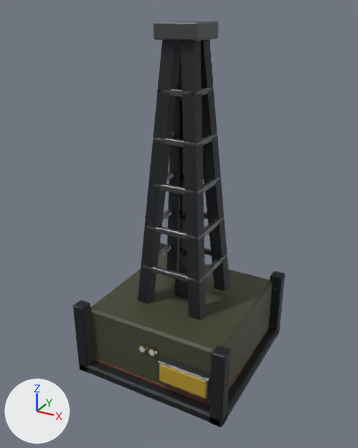
A saved change to the glTF model assets/machines/miner_mk1.glb.
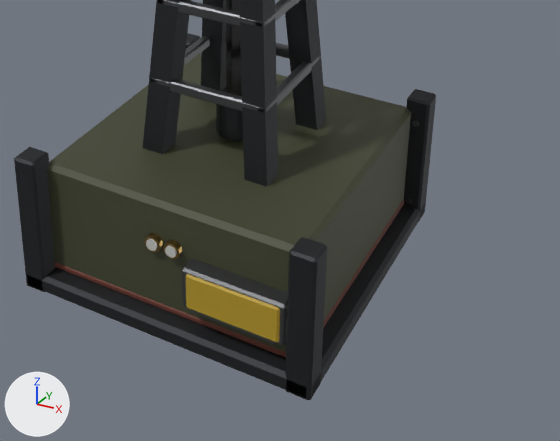
Old and new are each drawn whole from a 50 mm camera at (5.14, -9.65, 8.53) aimed at (-0.06, -0.2, 3.8) and again close up on the part from 18% to 97% of the width and 50% to 100% of the height. The lights are fixed; the arrows at lower left show +X, +Y and +Z. The first two pictures are the older version. Vertices at exactly the same position are counted once.

In view in the first close-up: 'miner_mk1_CastIron', 'miner_mk1_HazardYellow', 'miner_mk1_OiledSteel', 'miner_mk1_OliveDrab', 'miner_mk1_OxideRed', 'miner_mk1_WeldedSteel' and 2 more.
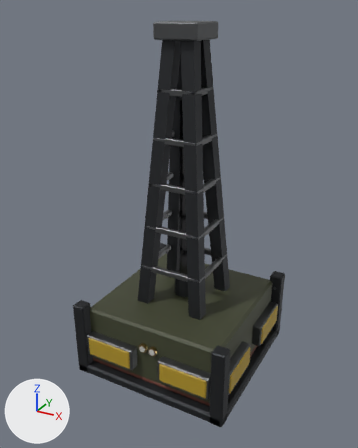
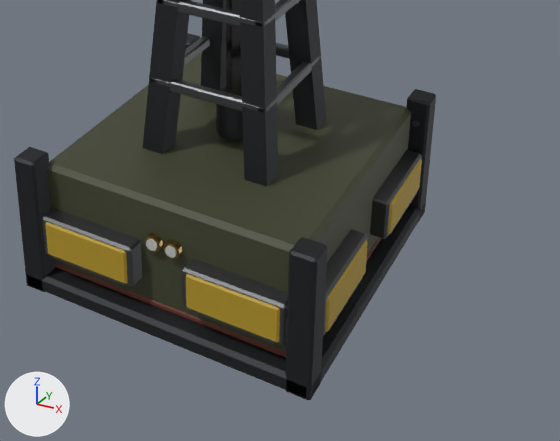
Changed parts and their boxes (x1, y1, x2, y2) in the close-ups (560 x 441 px):
'miner_mk1_WeldedSteel', reshaped
    before: (150, 0, 419, 345)
    after: (42, 0, 422, 345)
'miner_mk1_HazardYellow', reshaped
    before: (186, 274, 280, 342)
    after: (45, 159, 422, 342)
part 1 of me_miner_mk1_hazardyellow, added (yellow)
    after: (45, 222, 128, 284)
part 2 of me_miner_mk1_hazardyellow, added (yellow)
    after: (388, 159, 422, 234)
part 3 of me_miner_mk1_hazardyellow, added (yellow)
    after: (325, 241, 368, 332)
part 4 of me_miner_mk1_weldedsteel, added
    after: (327, 277, 363, 332)
part 5 of me_miner_mk1_weldedsteel, added
    after: (42, 208, 142, 287)
part 6 of me_miner_mk1_weldedsteel, added
    after: (52, 256, 124, 285)
part 7 of me_miner_mk1_weldedsteel, added
    after: (323, 150, 422, 336)

Diff of the bpy script that builds the scene:
```diff
--- a/assets/machines/miner_mk1.glb.py
+++ b/assets/machines/miner_mk1.glb.py
@@ me_miner_mk1_hazardyellow @@
 # used by ob_miner_mk1_hazardyellow; location = (0.0, 0.0, 0.0)
-me_miner_mk1_hazardyellow.from_pydata(...)  # 24 vertices, 44 faces; spans x 0.4..1.6, y -2.0..-1.78, z 0.65..1.15
+me_miner_mk1_hazardyellow.from_pydata(...)  # 192 vertices, 352 faces; spans x -2.0..2.0, y -2.0..2.0, z 0.65..1.15
+# me_miner_mk1_hazardyellow part 1: the loose piece of 24 vertices spanning x 0.4..1.6, y -2.0..-1.78, z 0.65..1.15 is copied, and the copy is moved by (-2.0, 0.0, 0.0); it spans x -1.6..-0.4, y -2.0..-1.78, z 0.65..1.15
+# me_miner_mk1_hazardyellow part 2: a new loose piece of 24 vertices spanning x 1.78..2.0, y 0.4..1.6, z 0.65..1.15, in mat_hazardyellow (yellow #b39527)
+# me_miner_mk1_hazardyellow part 3: a new loose piece of 24 vertices spanning x 1.78..2.0, y -1.6..-0.4, z 0.65..1.15, in mat_hazardyellow (yellow #b39527)
+# other edits to the shape of me_miner_mk1_hazardyellow do not show in these pictures
 me_miner_mk1_hazardyellow.materials.append(mat_hazardyellow)
@@ me_miner_mk1_weldedsteel @@
 # used by ob_miner_mk1_weldedsteel; location = (0.0, 0.0, 0.0)
-me_miner_mk1_weldedsteel.from_pydata(...)  # 1120 vertices, 2068 faces; spans x -1.98..1.98, y -1.99..1.98, z 0.09..8.24
+me_miner_mk1_weldedsteel.from_pydata(...)  # 1876 vertices, 3384 faces; spans x -1.99..1.99, y -1.99..1.99, z 0.09..8.24
+# me_miner_mk1_weldedsteel part 4: the loose piece of 24 vertices spanning x 0.41..0.53, y -0.53..0.53, z 5.76..5.9 is copied, and the copy is scaled about its middle by (1.38, 1.02, 0.428), then moved by (1.44, -1.0, -5.18); it spans x 1.83..1.99, y -1.54..-0.46, z 0.61..0.69
+# me_miner_mk1_weldedsteel part 5: the loose piece of 24 vertices spanning x 0.34..1.66, y -1.98..-1.43, z 0.61..1.19 is copied, and the copy is moved by (-2.0, 0.0, 0.0); it spans x -1.66..-0.34, y -1.98..-1.43, z 0.61..1.19
+# me_miner_mk1_weldedsteel part 6: the loose piece of 24 vertices spanning x 0.46..1.54, y -1.99..-1.83, z 0.61..0.69 is copied, and the copy is moved by (-2.0, 0.0, 0.0); it spans x -1.54..-0.46, y -1.99..-1.83, z 0.61..0.69
+# me_miner_mk1_weldedsteel part 7: 48 vertices added at x 1.43..1.98, y -1.66..1.66, z 0.61..1.19
+# other edits to the shape of me_miner_mk1_weldedsteel do not show in these pictures
 me_miner_mk1_weldedsteel.materials.append(mat_weldedsteel)
```
